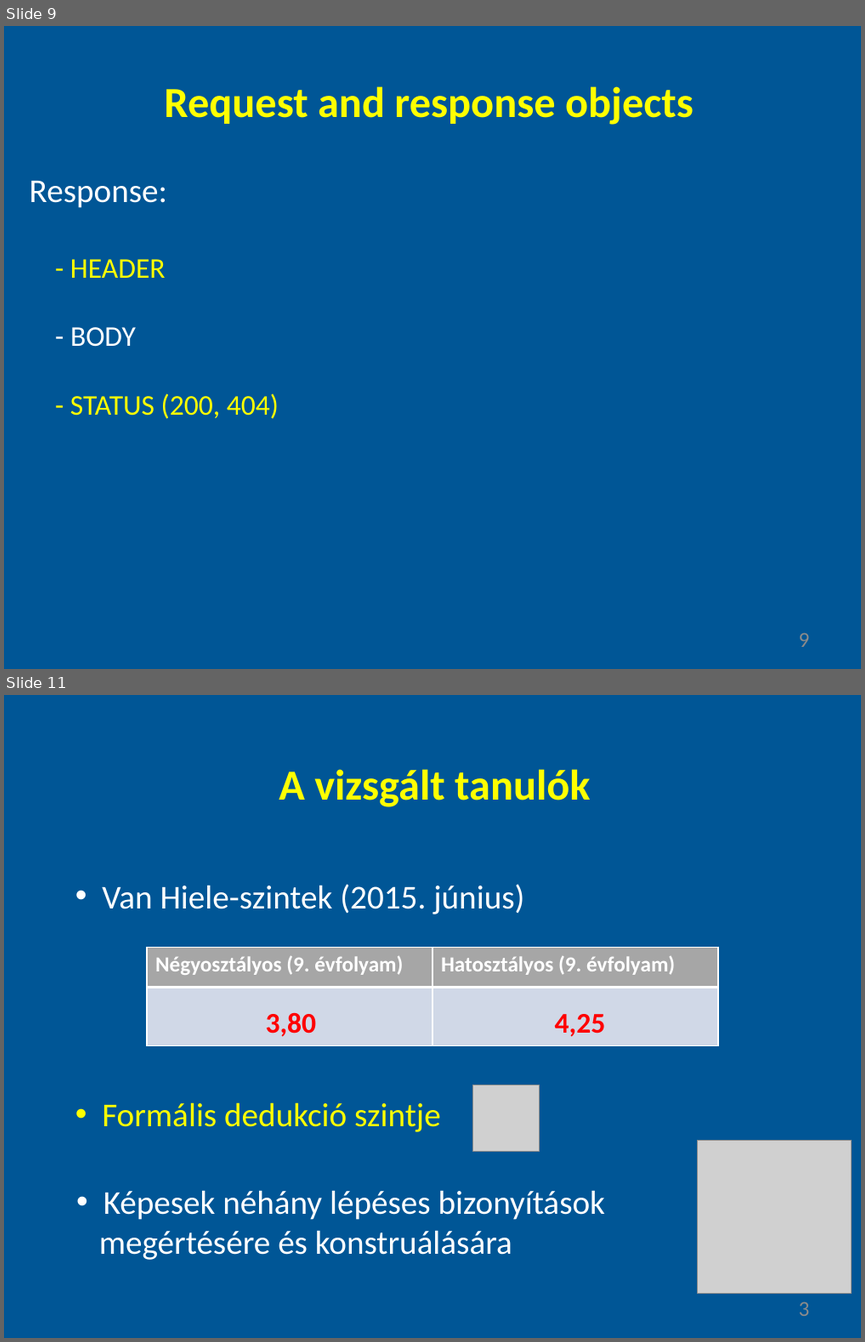
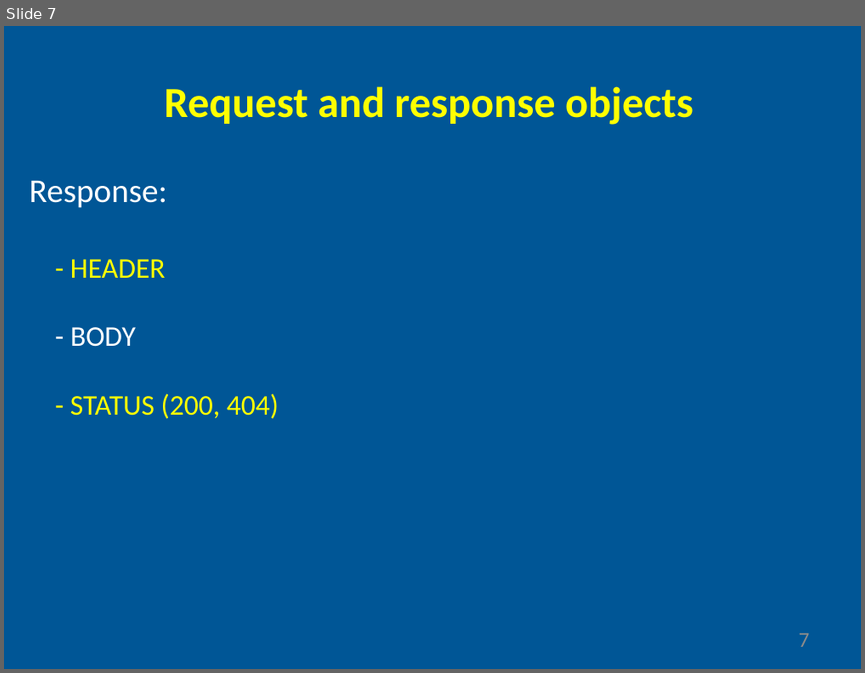
Before and after one commit to gyoryakos/presentations, a slide deck: nodejs.pptx. Shown one above the other, each under a label of ours: slides 9 and 11 before the commit, slide 7 after it; the slides between them are not shown. The pictures are 865x1342 and 865x673 pixels, drawn with LibreOffice and Linux fonts; fonts in the diff are those of the drawing; grey boxes stand for pictures. Boxes give left, top, right and bottom in pixels: in the first picture for what was removed or moved away, otherwise in the second. Text is boxed around its words. In the diff, an @@ line names an element or a change of style, - is before the commit and + after.

```diff
--- a/nodejs.pptx
+++ b/nodejs.pptx
@@ slide 11 removed at (x1=4, y1=695, x2=861, y2=1338), background #005696 @@
@@ text removed at (x1=279, y1=769, x2=590, y2=807) @@
-A vizsgált tanulók
@@ text removed at (x1=102, y1=884, x2=524, y2=914) @@
-• Van Hiele-szintek (2015. június)
@@ table removed at (x1=147, y1=947, x2=718, y2=1046), 2 rows, 2 columns @@
-Négyosztályos (9. évfolyam) | Hatosztályos (9. évfolyam)
- | 
@@ text removed at (x1=266, y1=1012, x2=317, y2=1037) @@
-3,80
@@ text removed at (x1=555, y1=1014, x2=606, y2=1037) @@
-4,25
@@ text removed at (x1=102, y1=1102, x2=441, y2=1132) @@
-• Formális dedukció szintje
@@ picture removed at (x1=472, y1=1085, x2=539, y2=1151) @@
@@ picture removed at (x1=697, y1=1140, x2=851, y2=1293) @@
@@ text removed at (x1=99, y1=1190, x2=606, y2=1259) @@
-• Képesek néhány lépéses bizonyítások
-megértésére és konstruálására
@@ text removed at (x1=799, y1=1301, x2=810, y2=1315) @@
-3
@@ what was slide 9 is now slide 7 @@
@@ page number at (x1=799, y1=633, x2=810, y2=646): text changed @@
-9
+7
```
Also in this commit, not shown: 1 slide changed, 1 slide added, 49 other slides removed.
